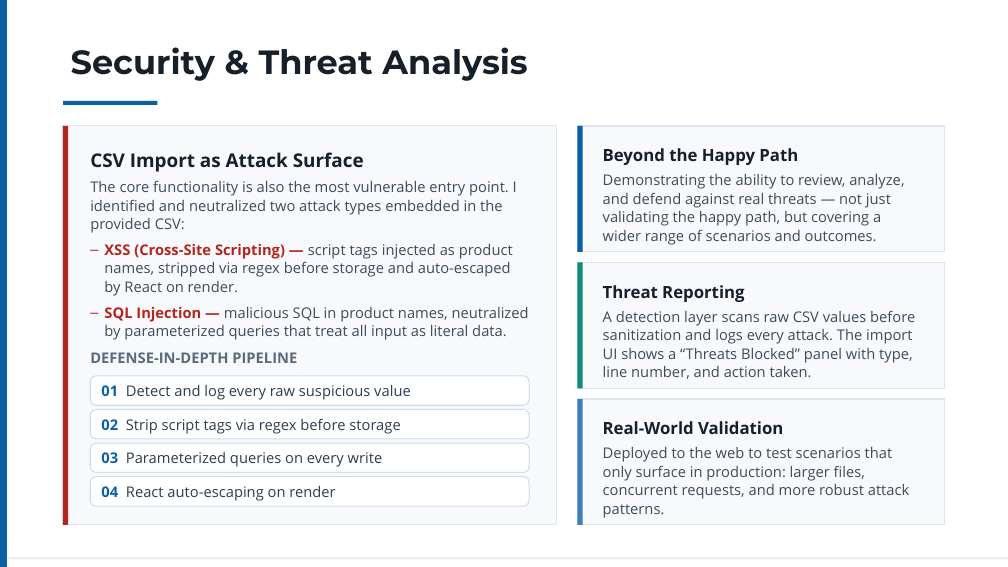
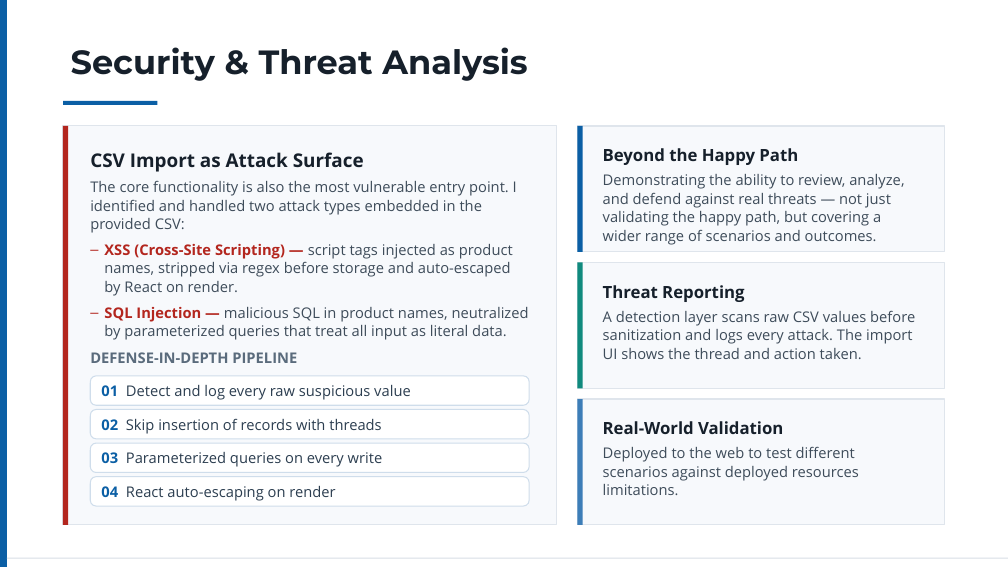
Before and after one commit to AdrianPerezTeres/e-commerce, a slide deck: slide 3 of docs/E-Commerce Code Challenge.pptx. Drawn at 1008x567 pixels with LibreOffice and Linux fonts; fonts in the diff are those of the drawing. Boxes give left, top, right and bottom in pixels: in the first picture for what was removed or moved away, otherwise in the second. Text is boxed around its words. In the diff, an @@ line names an element or a change of style, - is before the commit and + after.

```diff
--- a/docs/E-Commerce Code Challenge.pptx
+++ b/docs/E-Commerce Code Challenge.pptx
@@ text at [90,181,517,233]: text changed @@
-The core functionality is also the most vulnerable entry point. I identified and neutralized two attack types embedded in the provided CSV:
+The core functionality is also the most vulnerable entry point. I identified and handled two attack types embedded in the provided CSV:
@@ text at [603,311,915,359]: text changed @@
-A detection layer scans raw CSV values before sanitization and logs every attack. The import UI shows a “Threats Blocked” panel with type, line number, and action taken.
+A detection layer scans raw CSV values before sanitization and logs every attack. The import UI shows the thread and action taken.
@@ text in rounded rectangle at [101,419,381,434]: text changed @@
-02 Strip script tags via regex before storage
+02 Skip insertion of records with threads
@@ text at [603,447,859,495]: text changed @@
-Deployed to the web to test scenarios that only surface in production: larger files, concurrent requests, and more robust attack patterns.
+Deployed to the web to test different scenarios against deployed resources limitations.
```
Also in this commit, not shown: 1 other slide changed, 3 other files.
